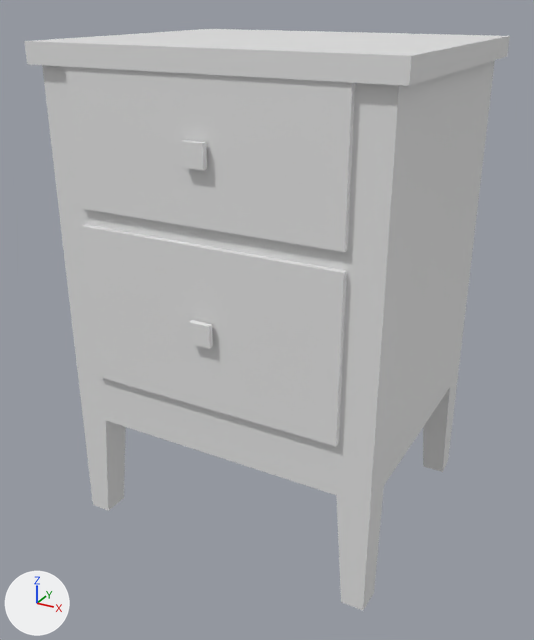
Renders of the glTF model assets/3D/map/nightStand.glb from each side of a commit.
One viewpoint serves both versions: a camera (50 mm lens) standing at (0.486, -0.925, 0.503) and looking at (-0.006, -0.029, 0.055). The axes (+X, +Y, +Z) are drawn at lower left. The lights are the same throughout. The older version comes first. Where no turn or scale is listed for an object, it has been applied to the vertices.

In view in the first picture: 'HandleBottom', 'HandleTop', 'NightStand'.
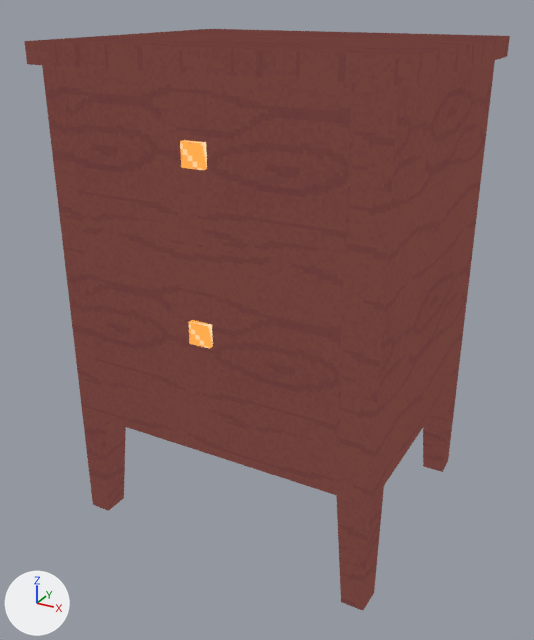
Where the newer file only moved an object's origin or applied its transform, the numbers keep the older frame.

What differs and where, as boxes [x1, y1, x2, y2] in the pictures (534 x 640 px):
'NightStand', surface changed (white to brown)
    both: [24, 29, 510, 611]
'HandleTop', recoloured (white to orange)
    both: [180, 140, 207, 170]
'HandleBottom', recoloured (white to orange)
    both: [188, 320, 213, 349]

What changed in the scene script:
```text
Add img_plasticorange:
    img_plasticorange = load_image('plasticOrange', '_unpacked/plasticOrange', 64, 64, 'sRGB')
Add img_woodtexture:
    img_woodtexture = load_image('woodTexture', '_unpacked/woodTexture', 64, 64, 'sRGB')
Change mat_material:
    remove # nodes: BsdfPrincipled, OutputMaterial
    nodes: BsdfTransparent, Emission, LightPath, MixShader, OutputMaterial, TexImage
    uses the picture img_woodtexture
Add mat_material_001:
    mat_material_001 = bpy.data.materials.new('Material.001')
    # uses the picture img_plasticorange
Change me_cube_001:
    where me_cube_001.from_pydata(...)  # 16 vertices, 28 faces; spans x -0.0152..0.0152, y -0.0152..0.0021, z -0.0152..0.0152
    add me_cube_001.materials.append(mat_material_001)
Change me_cube_002:
    where me_cube_002.from_pydata(...)  # 16 vertices, 28 faces; spans x -0.0152..0.0152, y -0.0152..0.0021, z -0.0152..0.0152
    add me_cube_002.materials.append(mat_material_001)
```
